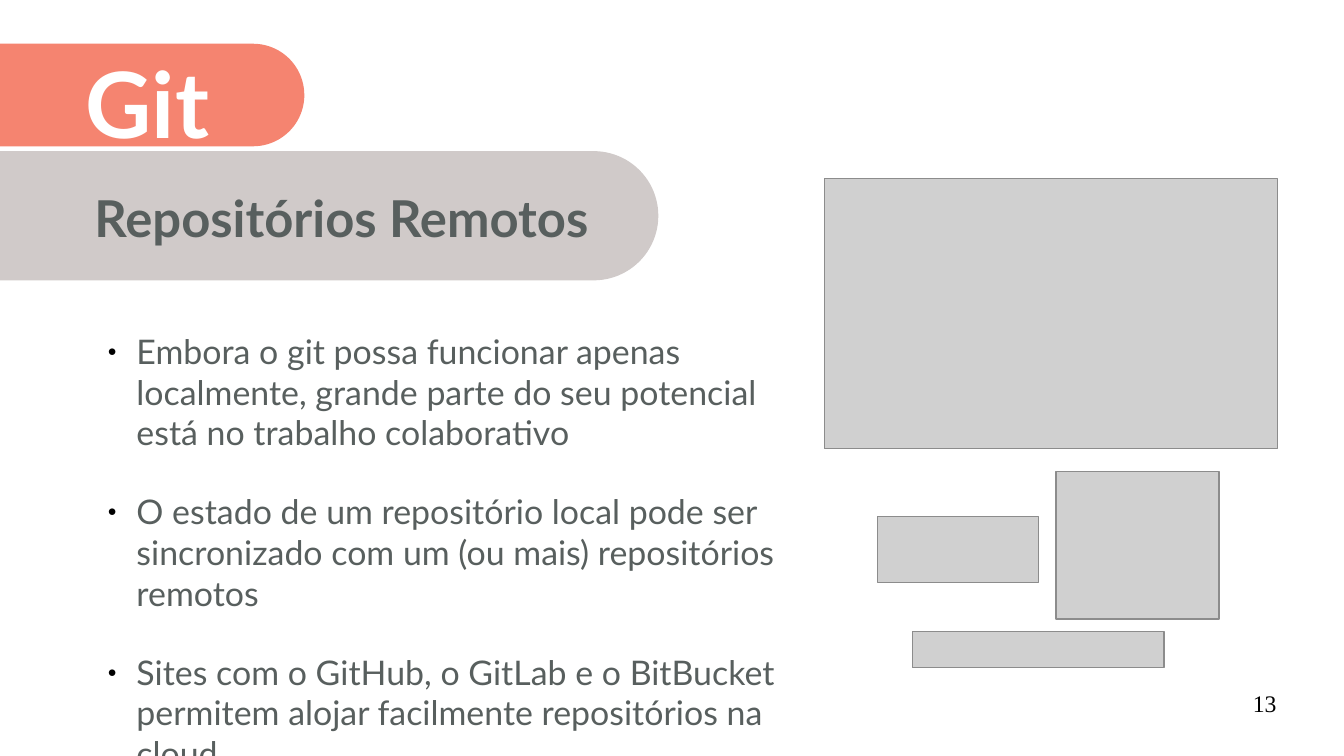
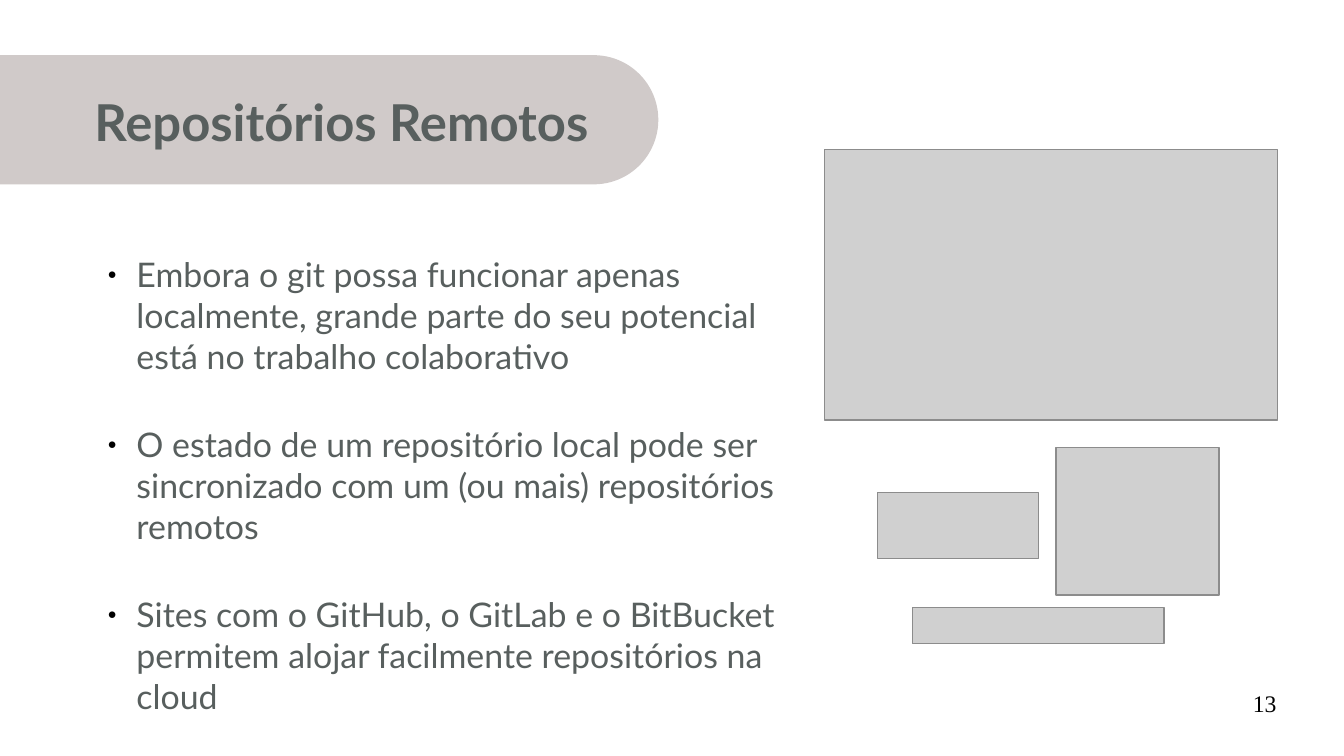
Before and after one commit to miguelpinho/git-lecture, a slide deck: slide 13 of lecture_pt.odp. Drawn at 1344x756 pixels with LibreOffice and Linux fonts; fonts in the diff are those of the drawing; grey boxes stand for pictures. Boxes give left, top, right and bottom in pixels: in the first picture for what was removed or moved away, otherwise in the second. Text is boxed around its words. In the diff, an @@ line names an element or a change of style, - is before the commit and + after.

```diff
--- a/lecture_pt.odp
+++ b/lecture_pt.odp
@@ freeform shape: place and size @@
-freeform shape at box(0, 152, 659, 281)
+freeform shape at box(0, 55, 659, 185)
@@ freeform shape removed at box(0, 44, 305, 146) @@
@@ text "Repositórios Remotos": place and size @@
-text "Repositórios Remotos" at box(94, 199, 588, 246)
+text "Repositórios Remotos" at box(94, 103, 588, 150)
@@ picture: place and size @@
-picture at box(824, 178, 1278, 449)
+picture at box(824, 150, 1278, 421)
@@ text "Embora o git possa funcionar ...": place and size @@
-text "Embora o git possa funcionar ..." at box(136, 339, 775, 731)
+text "Embora o git possa funcionar ..." at box(136, 262, 775, 674)
@@ text "Embora o git possa funcionar ..." at box(136, 262, 775, 674): more space between paragraphs @@
@@ 3 pictures: place and size @@
-3 pictures at box(878, 472, 1220, 668)
+3 pictures at box(878, 448, 1220, 644)
```
Also in this commit, not shown: 3 other slides changed, 1 slide added, 4 other files.
